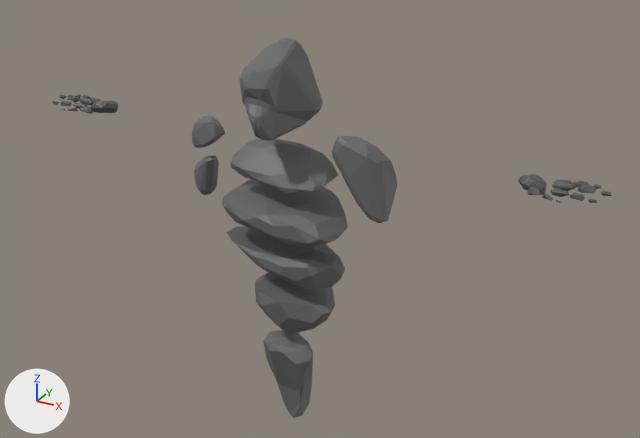
Before and after pictures for a commit that changed the glTF model avatar/NPC_A_9.glb.
Camera for both pictures: a 50 mm lens placed at (1.76, -2.96, 2.66), pointed at (0.08, 0.09, 1.13). The axes (+X, +Y, +Z) are drawn at lower left. The lights are the same throughout. Vertices at the same position are counted once.
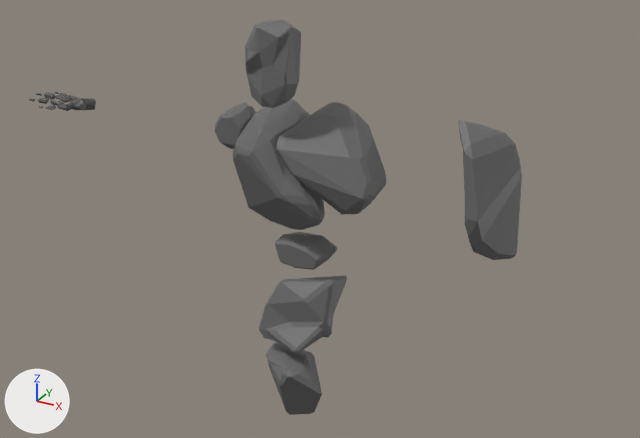
Boxes [x1, y1, x2, y2] around the edits, measured in the pictures (640 x 438 px):
'Cube.109', deleted: before [222, 138, 348, 333]
'Cube.129', added: after [233, 99, 386, 230]
'Cube.119', added: after [458, 120, 522, 260]
'Cube.111', deleted: before [239, 37, 323, 141]
'Vert.019', added: after [259, 276, 347, 353]
'Vert.015', added: after [245, 20, 301, 108]
'Cube.113', deleted: before [332, 136, 397, 223]
'Cube.110', deleted: before [263, 329, 313, 418]
'Vert.020', added: after [266, 343, 322, 415]
'Cube.025', reshaped (88% narrower, 82% shorter): before [52, 94, 612, 203]; after [29, 92, 96, 111]
'Vert.018', added: after [275, 232, 338, 270]
'Cube.112', deleted: before [192, 116, 225, 195]
'Vert.016', added: after [215, 103, 256, 149]
part 1 of me_cube_035, deleted: before [60, 95, 612, 203]
part 2 of me_cube_035, built on: before [52, 94, 100, 109]; after [29, 92, 96, 111]

Edits to the bpy script that builds the scene:
```text
Change me_cube_035:
    used by ob_cube_025; location = (0.0, 0.0, 0.0)
    remove me_cube_035.from_pydata(...)  # 284 vertices, 440 faces; spans x -1.28..1.28, y -0.13..0.13, z 1.46..1.53
    add me_cube_035.from_pydata(...)  # 522 vertices, 980 faces; spans x -1.41..-1.07, y -0.14..0.1, z 1.46..1.53
    me_cube_035 part 1: 24 loose pieces with 215 vertices, spanning x -1.18..1.28, y -0.13..0.13, z 1.46..1.53, are deleted
    me_cube_035 part 2: 2 vertices moved within x -1.2..-1.09, y -0.02..0.07, z 1.48..1.49; 64 vertices removed from x -1.28..-1.06, y -0.07..0.08, z 1.48..1.52; 517 vertices added at x -1.41..-1.07, y -0.14..0.1, z 1.46..1.53
Add me_vert_020:
    me_vert_020.from_pydata(...)  # 60 vertices, 116 faces; spans x -0.124..0.174, y -0.139..0.113, z 0.132..0.495
    me_vert_020.materials.append(mat_material_006)  # dark grey #696969
Add me_vert_019:
    me_vert_019.from_pydata(...)  # 67 vertices, 130 faces; spans x -0.152..0.194, y -0.127..0.178, z 0.553..0.879
    me_vert_019.materials.append(mat_material_006)  # dark grey #696969
Add me_vert_018:
    me_vert_018.from_pydata(...)  # 43 vertices, 82 faces; spans x -0.098..0.171, y 0.0..0.15, z 0.911..1.061
    me_vert_018.materials.append(mat_material_006)  # dark grey #696969
Add me_vert_016:
    me_vert_016.from_pydata(...)  # 62 vertices, 120 faces; spans x -0.392..-0.227, y -0.002..0.177, z 1.384..1.594
    me_vert_016.materials.append(mat_material_006)  # dark grey #696969
Add me_vert_015:
    me_vert_015.from_pydata(...)  # 92 vertices, 180 faces; spans x -0.125..0.109, y -0.212..0.0, z 1.686..2.007
    me_vert_015.materials.append(mat_material_006)  # dark grey #696969
Add me_cube_130:
    me_cube_130.from_pydata(...)  # 227 vertices, 446 faces; spans x -0.231..0.401, y -0.158..0.202, z 1.093..1.65
    me_cube_130.materials.append(mat_material_006)  # dark grey #696969
Add me_cube_120:
    me_cube_120.from_pydata(...)  # 49 vertices, 94 faces; spans x 0.694..0.937, y -0.105..0.241, z 1.126..1.681
    me_cube_120.materials.append(mat_material_006)  # dark grey #696969
Remove ob_cube_109:
    ob_cube_109 = bpy.data.objects.new('Cube.109', me_cube_109)
    ob_cube_109.location = (0.0, 0.0, 0.0)
Remove ob_cube_110:
    ob_cube_110 = bpy.data.objects.new('Cube.110', me_cube_110)
    ob_cube_110.location = (0.0, 0.0, 0.0)
Remove ob_cube_111:
    ob_cube_111 = bpy.data.objects.new('Cube.111', me_cube_111)
    ob_cube_111.location = (0.0, 0.0, 0.0)
Remove ob_cube_112:
    ob_cube_112 = bpy.data.objects.new('Cube.112', me_cube_112)
    ob_cube_112.location = (0.0, 0.0, 0.0)
Remove ob_cube_113:
    ob_cube_113 = bpy.data.objects.new('Cube.113', me_cube_113)
    ob_cube_113.location = (0.0, 0.0, 0.0)
Add ob_vert_020:
    ob_vert_020 = bpy.data.objects.new('Vert.020', me_vert_020)
    ob_vert_020.location = (0.0, 0.0, 0.0)
Add ob_vert_019:
    ob_vert_019 = bpy.data.objects.new('Vert.019', me_vert_019)
    ob_vert_019.location = (0.0, 0.0, 0.0)
Add ob_vert_018:
    ob_vert_018 = bpy.data.objects.new('Vert.018', me_vert_018)
    ob_vert_018.location = (0.0, 0.0, 0.0)
Add ob_vert_016:
    ob_vert_016 = bpy.data.objects.new('Vert.016', me_vert_016)
    ob_vert_016.location = (0.0, 0.0, 0.0)
Add ob_vert_015:
    ob_vert_015 = bpy.data.objects.new('Vert.015', me_vert_015)
    ob_vert_015.location = (0.0, 0.0, 0.0)
Add ob_cube_129:
    ob_cube_129 = bpy.data.objects.new('Cube.129', me_cube_130)
    ob_cube_129.location = (0.0, 0.0, 0.0)
Add ob_cube_119:
    ob_cube_119 = bpy.data.objects.new('Cube.119', me_cube_120)
    ob_cube_119.location = (0.0, 0.0, 0.0)
```
